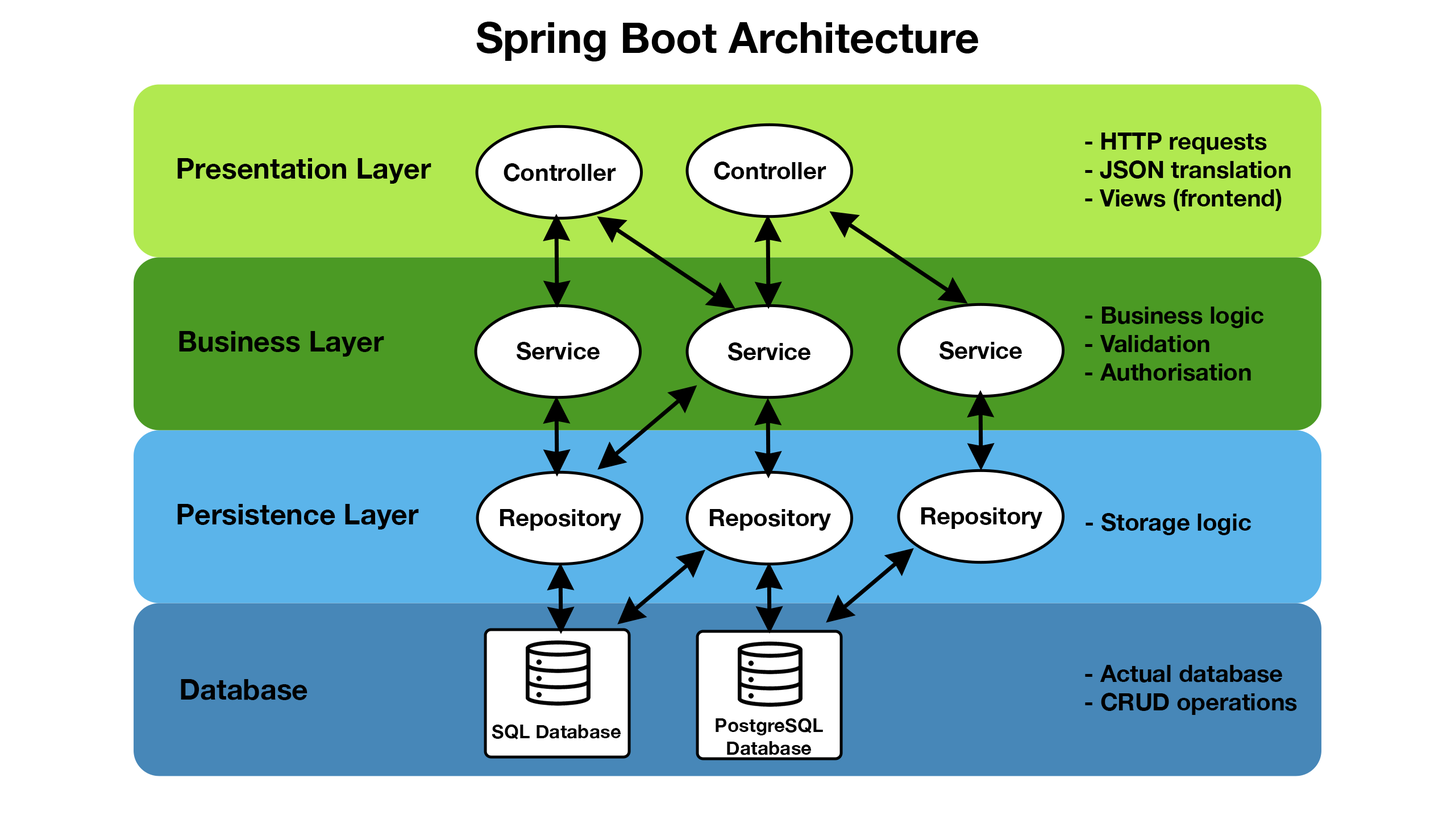
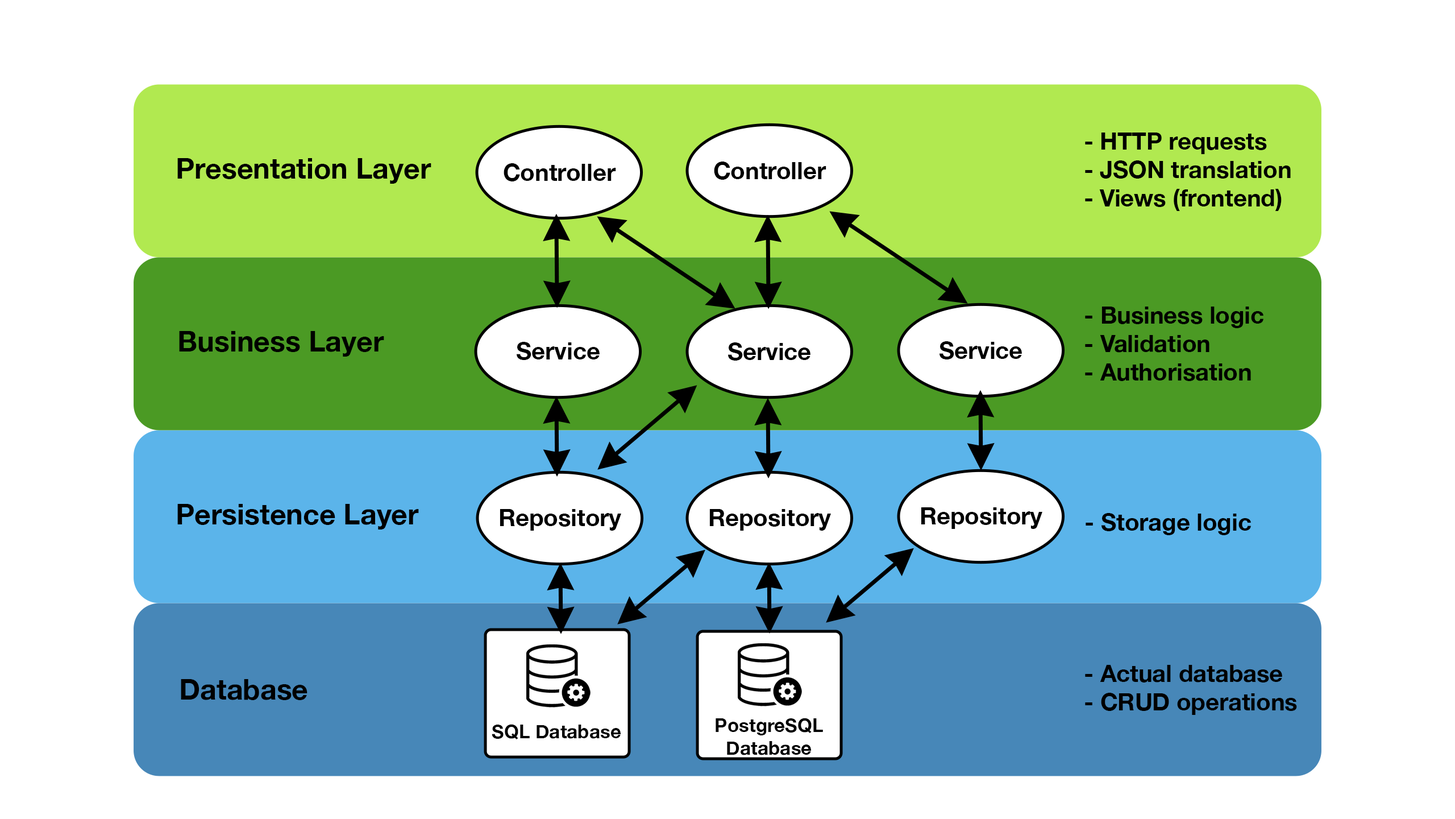
Two versions of the same layered image (1455px x 819px). Layer-by-layer changes:
painted on "Linie 1" (7th of 12) over [864, 567, 895, 593]
moved "Ebene 2" above "Ebene 1", painted on it over [526, 641, 803, 708]
moved "Ebene 1" above "Ellipse 1", painted on it over [525, 640, 803, 707]
removed layer "Spring Boot Architecture" over [476, 21, 979, 62]
